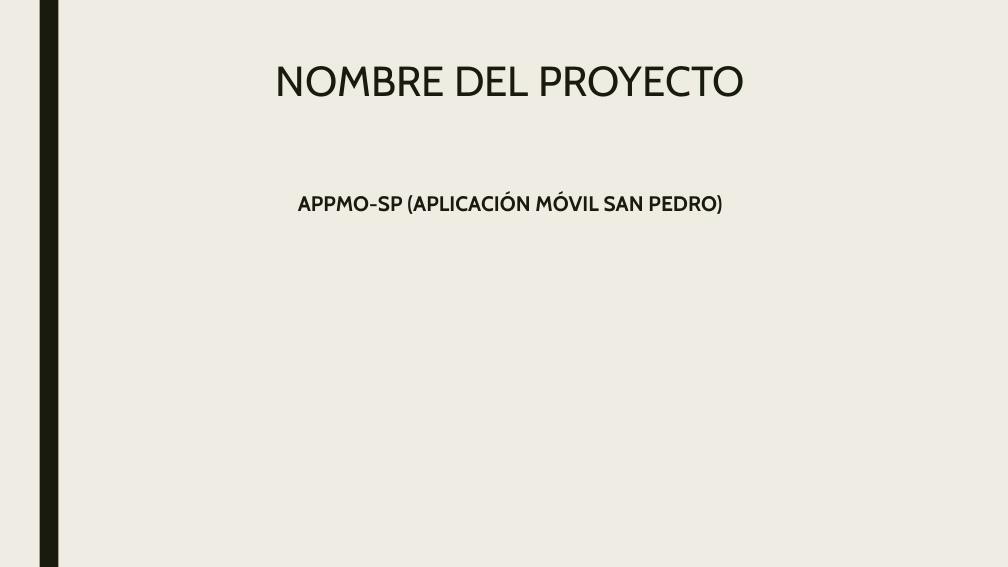
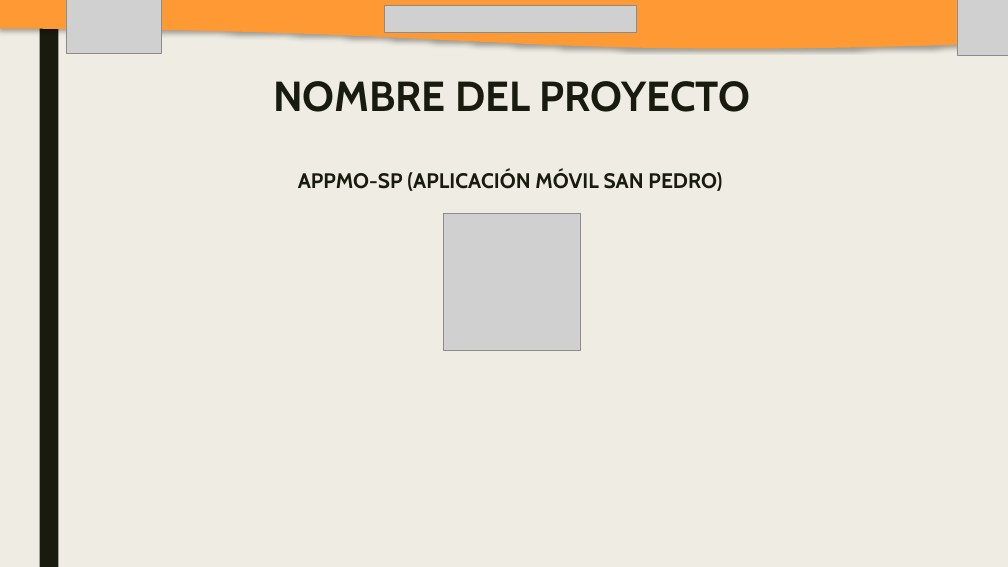
Before and after one commit to SM-ROOT/SM-ROOT, a slide deck: slide 2 of 9°A/Integradora/diapositiva/SM-ROOT_APPMO-SP.pptx. Drawn at 1008x567 pixels with LibreOffice and Linux fonts; fonts in the diff are those of the drawing; grey boxes stand for pictures. Boxes give left, top, right and bottom in pixels: in the first picture for what was removed or moved away, otherwise in the second. Text is boxed around its words. In the diff, an @@ line names an element or a change of style, - is before the commit and + after.

```diff
--- a/9°A/Integradora/diapositiva/SM-ROOT_APPMO-SP.pptx
+++ b/9°A/Integradora/diapositiva/SM-ROOT_APPMO-SP.pptx
@@ freeform shape added at [0,0,1008,48], fill #FF9933 @@
@@ picture added at [66,0,161,54] @@
@@ picture added at [385,5,636,33] @@
@@ picture added at [957,0,1008,56] @@
@@ title "NOMBRE DEL PROYECTO": place and size @@
-title "NOMBRE DEL PROYECTO" at [276,66,744,97]
+title "NOMBRE DEL PROYECTO" at [273,81,751,112]
@@ title "NOMBRE DEL PROYECTO" at [273,81,751,112]: bold on @@
@@ text "APPMO-SP (APLICACIÓN MÓVIL SAN PEDRO)": place and size @@
-text "APPMO-SP (APLICACIÓN MÓVIL SAN PEDRO)" at [298,194,722,214]
+text "APPMO-SP (APLICACIÓN MÓVIL SAN PEDRO)" at [298,170,722,191]
@@ picture added at [443,213,580,350] @@
```
Also in this commit, not shown: 18 other slides changed, 6 slides added, 4 slides removed, 31 other files.
